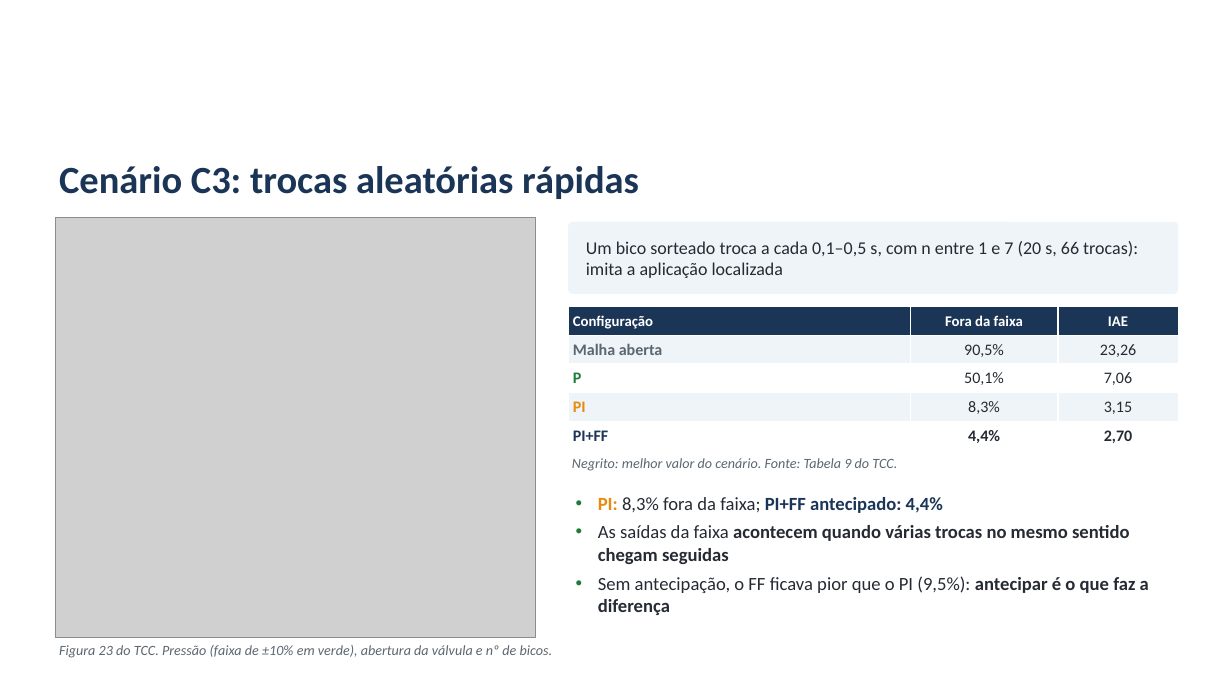
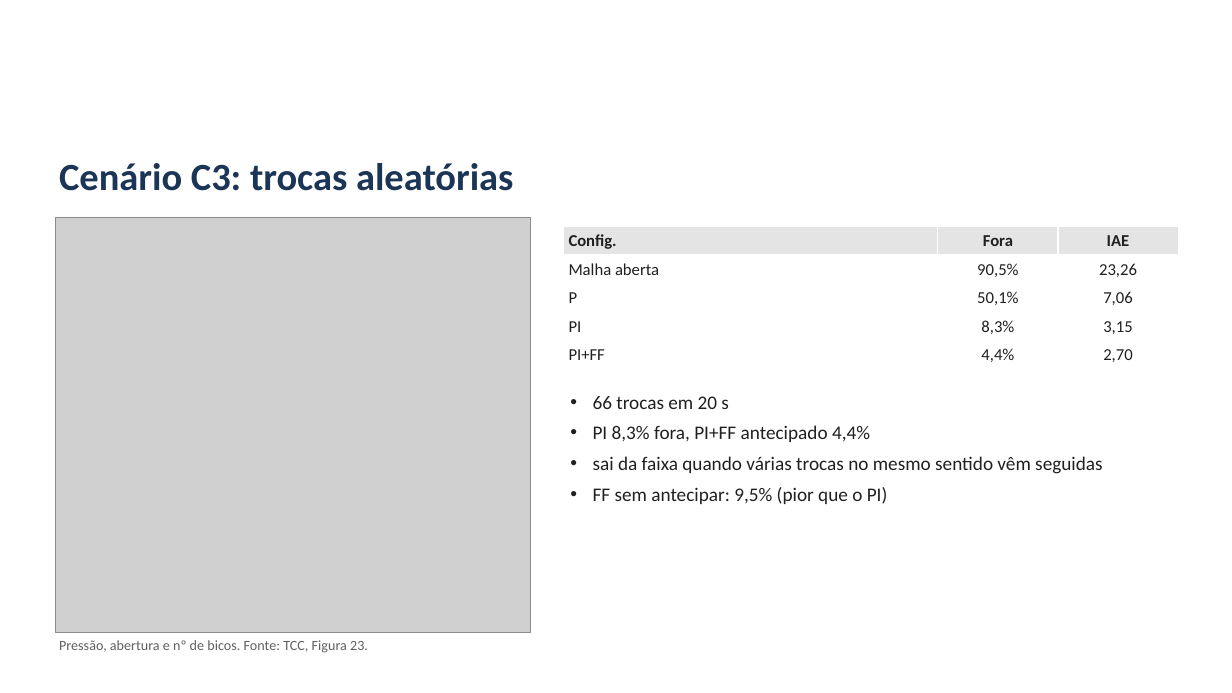
Before and after one commit to alexteroltismart/tcc, a slide deck: slide 22 of docs/Apresentacao_Banca_TCC_v25.pptx (slide 23 before the commit). Drawn at 1232x693 pixels with LibreOffice and Linux fonts; fonts in the diff are those of the drawing; grey boxes stand for pictures; background and template pictures are left out. Boxes give left, top, right and bottom in pixels: in the first picture for what was removed or moved away, otherwise in the second. Text is boxed around its words. In the diff, an @@ line names an element or a change of style, - is before the commit and + after.

```diff
--- a/docs/Apresentacao_Banca_TCC_v25.pptx
+++ b/docs/Apresentacao_Banca_TCC_v25.pptx
@@ text "Cenário C3: trocas aleatórias" at <box>59,163,513,191</box>: vertical alignment middle to top @@
@@ text at <box>59,163,513,191</box>: text changed @@
-Cenário C3: trocas aleatórias rápidas
+Cenário C3: trocas aleatórias
@@ picture: place and size @@
-picture at <box>55,217,536,638</box>
+picture at <box>55,217,531,633</box>
@@ table at <box>563,226,1178,370</box> @@
-row 1, column 1: Configuração
+row 1, column 1: Config.
-row 1, column 2: Fora da faixa
+row 1, column 2: Fora
@@ fill #1B3557 to #E4E4E4 in row 1 @@
@@ fill #EEF4F8 to #FFFFFF in 6 cells @@
@@ size 11.5 to 13 pt, text colour #FFFFFF to #202020 in "IAE" @@
@@ size 12.5 to 13 pt in "Malha aberta", "90,5%", "23,26", "P" and 8 more places @@
@@ text colour #5B6670 to #202020 in "Malha aberta" @@
@@ bold off in "Malha aberta", "P", "PI", "PI+FF" and 2 more places @@
@@ text colour #262B33 to #202020 in "90,5%", "23,26", "50,1%", "7,06" and 4 more places @@
@@ text colour #1E7B3C to #202020 in "P" @@
@@ text colour #E88A0C to #202020 in "PI" @@
@@ text colour #1B3557 to #202020 in "PI+FF" @@
@@ borders changed @@
@@ table: place and size @@
-table at <box>568,307,1178,450</box>
+table at <box>563,226,1178,370</box>
@@ rounded rectangle removed at <box>568,222,1178,294</box> @@
@@ text removed at <box>586,241,1138,278</box> @@
-Um bico sorteado troca a cada 0,1–0,5 s, com n entre 1 e 7 (20 s, 66 trocas): imita a aplicação localizada
@@ text at <box>593,396,1102,504</box>: text changed; size 14.5 to 15 pt; text colour #262B33 to #202020; bold off @@
-• PI: 8,3% fora da faixa; PI+FF antecipado: 4,4%
-• As saídas da faixa acontecem quando várias trocas no mesmo sentido chegam seguidas
-• Sem antecipação, o FF ficava pior que o PI (9,5%): antecipar é o que faz a diferença
+• 66 trocas em 20 s
+• PI 8,3% fora, PI+FF antecipado 4,4%
+• sai da faixa quando várias trocas no mesmo sentido vêm seguidas
+• FF sem antecipar: 9,5% (pior que o PI)
@@ text removed at <box>572,458,897,471</box> @@
-Negrito: melhor valor do cenário. Fonte: Tabela 9 do TCC.
@@ text at <box>59,640,368,653</box>: text changed; text colour #5B6670 to #606060; italic off @@
-Figura 23 do TCC. Pressão (faixa de ±10% em verde), abertura da válvula e nº de bicos.
+Pressão, abertura e nº de bicos. Fonte: TCC, Figura 23.
```
Also in this commit, not shown: 24 other slides changed, 1 slide removed, 4 other files.
